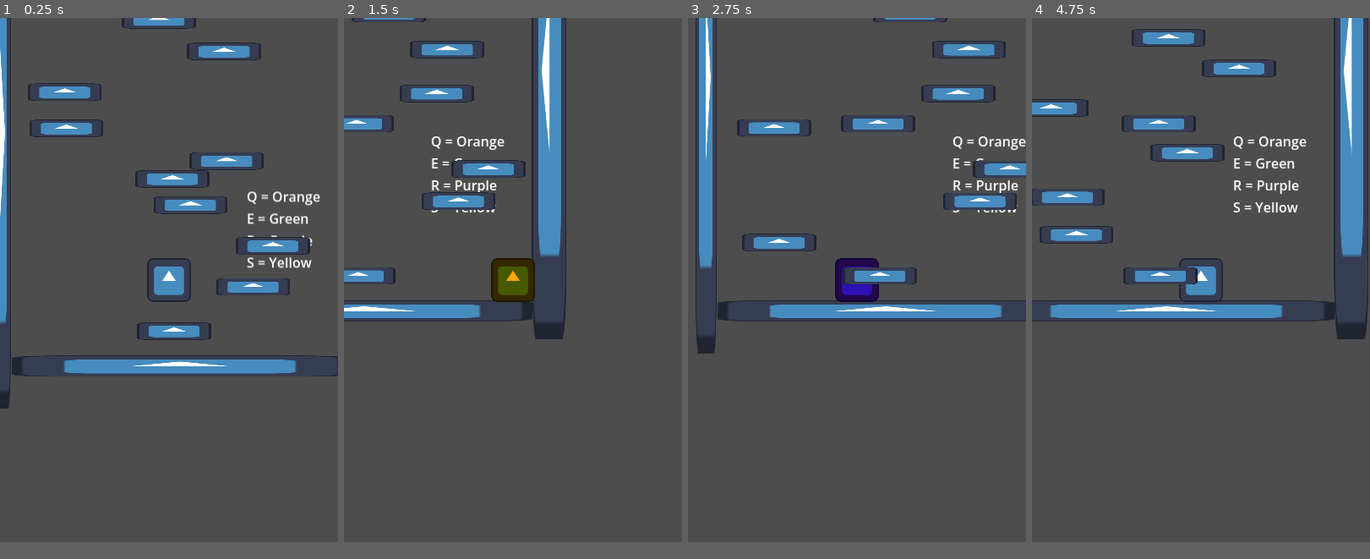
Above: before the commit, frames 1-4 (left to right).
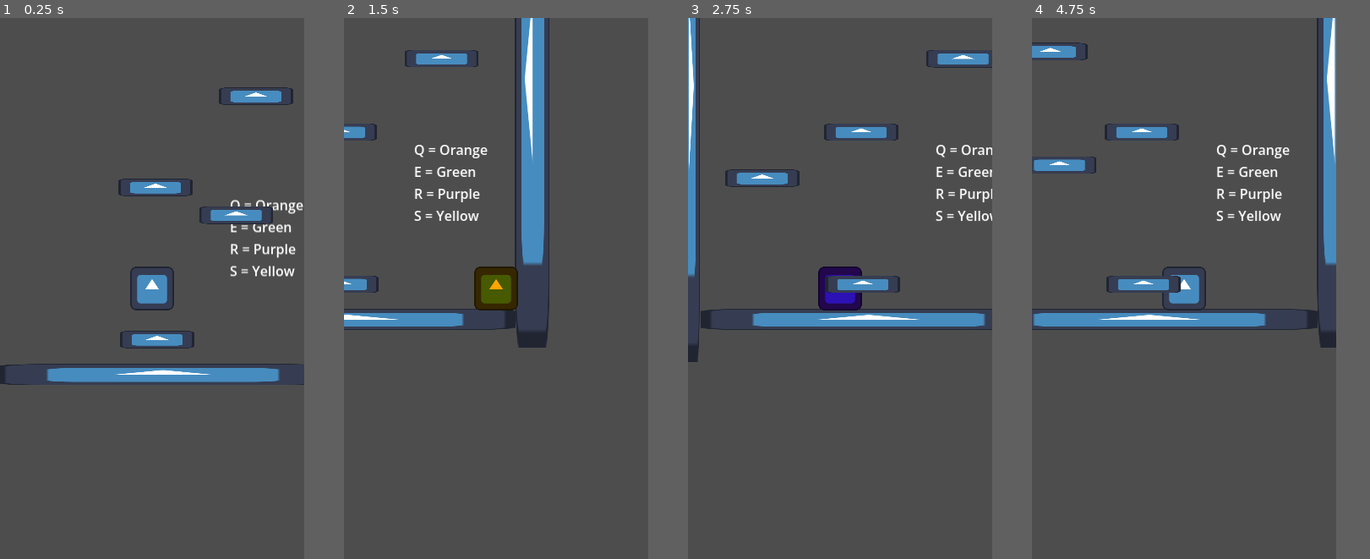
Above: after the commit, the same moments.

Repository: Abbby1007/Melanotaenia-4.0
Game: Godot game, scene res://Levels/tutorial.tscn
The game is run twice, just before and just after one commit, with the same random seed, the same clock (stepped at 60 frames per second) and the same inputs. The engine's default icon, where the game draws it, is replaced by a stand-in: a white triangle on a blue panel in a dark square.
Inputs (mouse positions are in pixels of both pictures, inside the frame that each line leads up to):
- Up to frame 1 (0.25 s): no input
- Up to frame 2 (1.5 s): tap Enter at 0.5 s; move the mouse to (587, 256) at 0.52 s; hold Right (move_right) from 0.53 s (still down); tap E (green) at 0.6 s; click (587, 256) at 0.67 s; tap Space (Jump) at 0.77 s; move the mouse to (445, 304) at 1.27 s; tap Q (orange) at 1.35 s
- Up to frame 3 (2.75 s): tap Space (Jump) at 1.52 s; move the mouse to (890, 164) at 2.02 s; release Right (move_right) at 2.03 s; hold Left (move_left) from 2.03 s (still down); tap R (purple) at 2.1 s
- Up to frame 4 (4.75 s): move the mouse to (1184, 385) at 2.77 s; release Left (move_left) at 2.78 s; hold Right (move_right) 2.78-4.28 s; tap S (yellow) at 2.85 s; click (1184, 385) at 2.92 s; tap Space (Jump) at 3.02, 3.77, 4.52 s; move the mouse to (1302, 358) at 3.52 s; tap Alt at 3.6 s; move the mouse to (1099, 201) at 4.27 s; hold Left (move_left) from 4.28 s (still down); tap Shift at 4.35 s
The window is 400x620 before the commit and 360x640 after it. Grey fills any space a smaller window leaves; there, only what the larger window draws over its background counts as a difference.

The runs differ from the first frame. In frame 1, 12% of the frame differs, in the area x 0-100%, y 0-73%; in frame 2, 12%; in frame 3, 12%; in frame 4, 15%, in the area x 0-100%, y 0-61%.

Commit message:
Change ViewPort and height of platformspawn

Diff:
--- a/Levels/tutorial.gd
+++ b/Levels/tutorial.gd
@@ -7,7 +7,7 @@
 #45 - 357
 func level_generator(amount):
 	for items in amount:
-		platform_initial_position_y -= randf_range(36,54)
+		platform_initial_position_y -= randf_range(120,150)
 		var new_platform = platform_scene.instantiate() as StaticBody2D
 		new_platform.position = Vector2(randf_range(45,357),platform_initial_position_y)
 		platform_container.add_child(new_platform)
--- a/project.godot
+++ b/project.godot
@@ -17,8 +17,8 @@
 
 [display]
 
-window/size/viewport_width=400
-window/size/viewport_height=620
+window/size/viewport_width=360
+window/size/viewport_height=640
 
 [editor_plugins]
 
